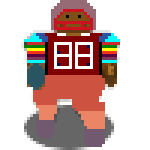
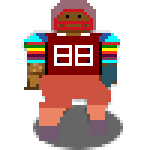
Layered file, before and after one edit (150×150). Changes by layer:
painted on "A_Stand_Player.png" over [24, 30, 123, 147]
painted on "Layer" over [24, 105, 123, 150]
